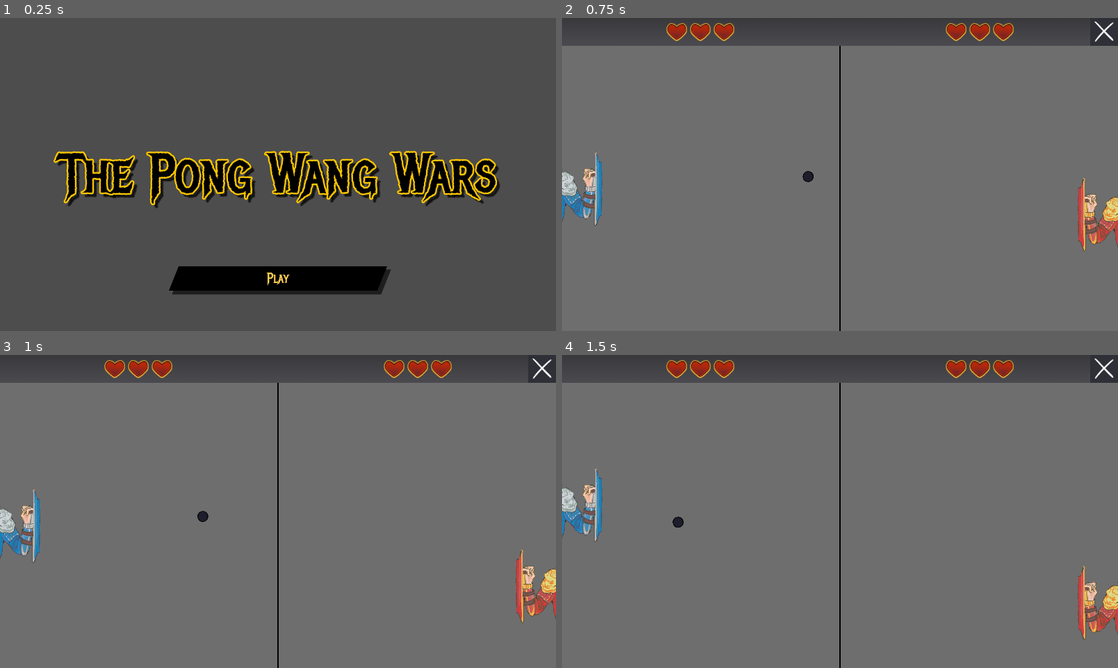
Above: before the commit, frames 1-4 (two rows, left to right).
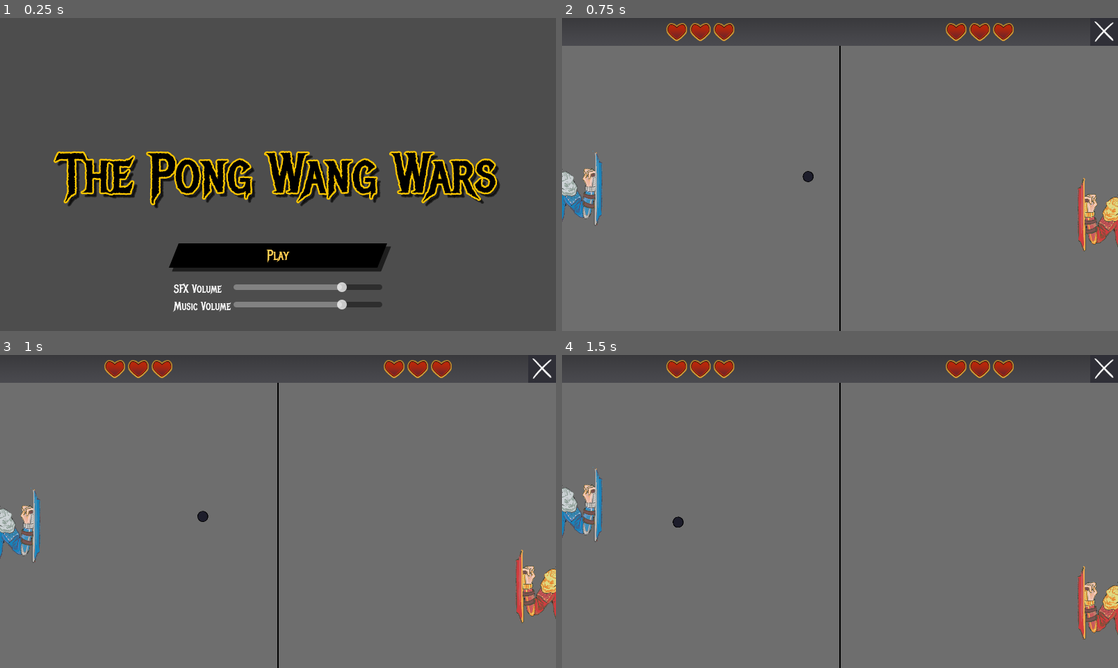
Above: after the commit, the same moments.

Repository: parrotwise/gmtk26-pong
Game: Godot game, scene res://Menu/main_menu.tscn
Two runs of this game, one before a commit and one after it. Both use one fixed random seed, a clock stepped at 60 frames per second and the inputs below. Sound files missing from this copy of the repository are replaced by a short silence.
Inputs:
- Up to frame 1 (0.25 s): no input
- Up to frame 2 (0.75 s): click "Play" at 0.5 s
- Up to frame 3 (1 s): no input
- Up to frame 4 (1.5 s): hold Up (ui_up) from 1.28 s (still down)

The runs differ from the first frame. In frame 1, 6.7% of the frame differs, in the area x 30-71%, y 72-94%; in frame 2, nothing differs; in frame 3, nothing differs; in frame 4, nothing differs.

Commit message:
Added volume sliders

Diff:
--- a/Menu/main_menu.gd
+++ b/Menu/main_menu.gd
@@ -4,6 +4,8 @@
 @onready var game_scene: GameScene = %GameScene
 @onready var play_button: Button = %Play
 @onready var victory_defeat_label: Label = %VictoryOrDefeatLabel
+@onready var music_slider: HSlider = %MusicSlider
+@onready var sfx_slider: HSlider = %SFXSlider
 
 # Initialization
 func _ready() -> void:
@@ -13,9 +15,14 @@
 
 	# Signals
 	play_button.pressed.connect(_on_play)
+	music_slider.value_changed.connect(_set_music_volume)
+	sfx_slider.value_changed.connect(_set_sfx_volume)
+	_set_music_volume(80.0)
+	_set_sfx_volume(80.0)
 
 	# Wait for everything to be registered
 	_ready_deferred.call_deferred()
+
 
 func _ready_deferred():
 	GameManager.player.no_health.connect(_game_end)
@@ -46,3 +53,16 @@
 	victory_defeat_label.text = ""
 	game_scene.hide()
 	menu.show()
+
+# Set the Volume
+func _set_music_volume(value: float):
+	print(value)
+	AudioServer.set_bus_mute(1, value <= 5.0)
+	AudioServer.set_bus_volume_linear(1, value / 100.0)
+
+
+func _set_sfx_volume(value: float):
+	print(value)
+
+	AudioServer.set_bus_mute(2, value <= 5.0)
+	AudioServer.set_bus_volume_linear(2, value / 200.0)
--- a/Menu/main_menu.tscn
+++ b/Menu/main_menu.tscn
@@ -14,6 +14,9 @@
 shadow_size = 6
 shadow_color = Color(0, 0, 0, 0.56078434)
 shadow_offset = Vector2(5, 5)
+
+[sub_resource type="LabelSettings" id="LabelSettings_2nw5p"]
+font = ExtResource("3_ohgnh")
 
 [node name="MainMenu" type="Node2D" unique_id=403940985]
 script = ExtResource("1_sla5p")
@@ -54,11 +57,41 @@
 [node name="VBoxContainer" type="VBoxContainer" parent="Menu/CenterContainer" unique_id=1762948938]
 custom_minimum_size = Vector2(300, 0)
 layout_mode = 2
+theme_override_constants/separation = 10
 
 [node name="Play" type="Button" parent="Menu/CenterContainer/VBoxContainer" unique_id=1430920628]
 unique_name_in_owner = true
 layout_mode = 2
 text = "Play"
+
+[node name="HBoxContainer" type="HBoxContainer" parent="Menu/CenterContainer/VBoxContainer" unique_id=1267115410]
+layout_mode = 2
+
+[node name="GridContainer" type="GridContainer" parent="Menu/CenterContainer/VBoxContainer" unique_id=1131691729]
+layout_mode = 2
+columns = 2
+
+[node name="SFXLabel" type="Label" parent="Menu/CenterContainer/VBoxContainer/GridContainer" unique_id=5504748]
+layout_mode = 2
+text = "SFX Volume"
+label_settings = SubResource("LabelSettings_2nw5p")
+
+[node name="SFXSlider" type="HSlider" parent="Menu/CenterContainer/VBoxContainer/GridContainer" unique_id=1136802503]
+unique_name_in_owner = true
+layout_mode = 2
+size_flags_horizontal = 3
+value = 75.0
+
+[node name="MusicLabel" type="Label" parent="Menu/CenterContainer/VBoxContainer/GridContainer" unique_id=917376945]
+layout_mode = 2
+text = "Music Volume"
+label_settings = SubResource("LabelSettings_2nw5p")
+
+[node name="MusicSlider" type="HSlider" parent="Menu/CenterContainer/VBoxContainer/GridContainer" unique_id=130771615]
+unique_name_in_owner = true
+layout_mode = 2
+size_flags_horizontal = 3
+value = 75.0
 
 [node name="GameScene" parent="." unique_id=2090212088 instance=ExtResource("2_ci1se")]
 unique_name_in_owner = true
--- a/Scenes/music_player.tscn
+++ b/Scenes/music_player.tscn
@@ -53,3 +53,4 @@
 [node name="MusicPlayer" type="AudioStreamPlayer" unique_id=1718395026]
 process_mode = 3
 stream = SubResource("AudioStreamInteractive_11l1m")
+bus = &"Music"
--- a/Scenes/sfx_player.tscn
+++ b/Scenes/sfx_player.tscn
@@ -24,3 +24,4 @@
 process_mode = 3
 stream = SubResource("AudioStreamInteractive_cy1if")
 max_polyphony = 2
+bus = &"SFX"
--- /dev/null
+++ b/default_bus_layout.tres
@@ -0,0 +1,15 @@
+[gd_resource type="AudioBusLayout" format=3 uid="uid://7l6a75ikhdq8"]
+
+[resource]
+bus/1/name = &"Music"
+bus/1/solo = false
+bus/1/mute = false
+bus/1/bypass_fx = false
+bus/1/volume_db = 0.26724052
+bus/1/send = &"Master"
+bus/2/name = &"SFX"
+bus/2/solo = false
+bus/2/mute = false
+bus/2/bypass_fx = false
+bus/2/volume_db = 0.0
+bus/2/send = &"Master"
